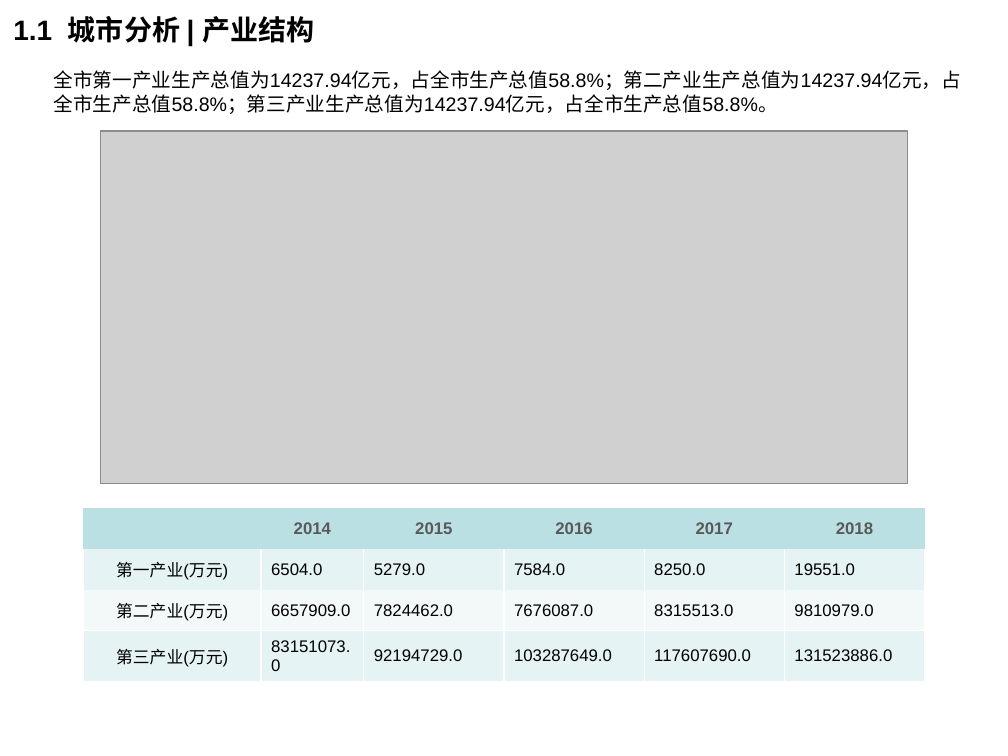
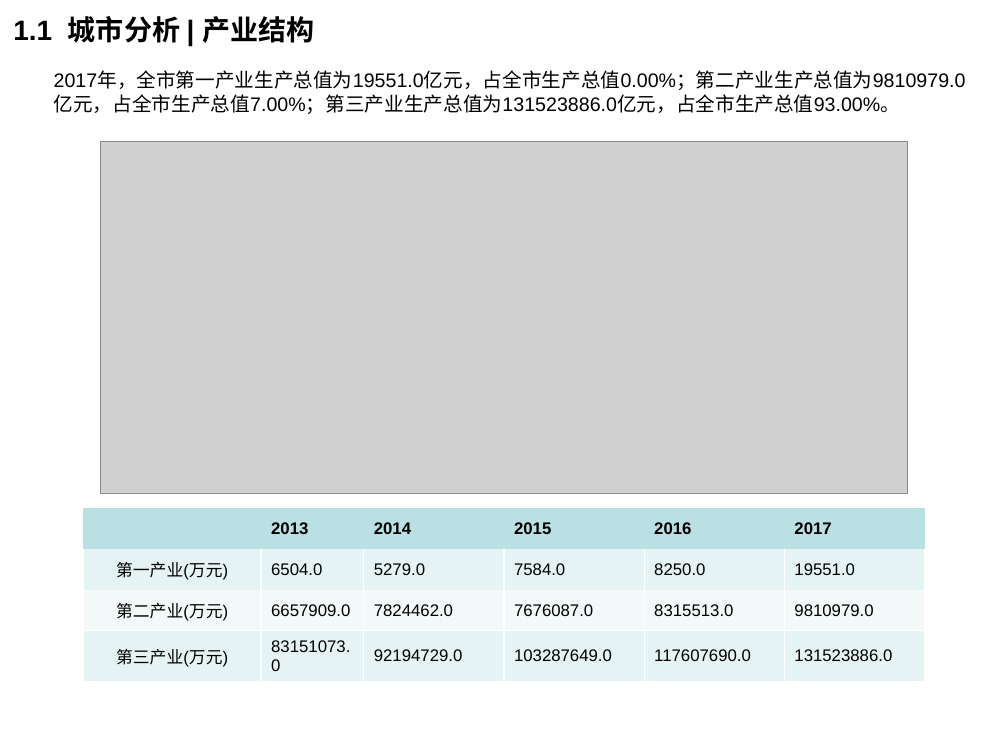
Before and after one commit to lizhou828/python_hello_world, a slide deck: slide 5 of helloWorld/ppt_template/diyun_land_report_result.pptx. Drawn at 1008x756 pixels with LibreOffice and Linux fonts; fonts in the diff are those of the drawing; grey boxes stand for pictures; background and template pictures are left out. Boxes give left, top, right and bottom in pixels: in the first picture for what was removed or moved away, otherwise in the second. Text is boxed around its words. In the diff, an @@ line names an element or a change of style, - is before the commit and + after.

```diff
--- a/helloWorld/ppt_template/diyun_land_report_result.pptx
+++ b/helloWorld/ppt_template/diyun_land_report_result.pptx
@@ text at <box>54,72,966,114</box>: text changed @@
-全市第一产业生产总值为14237.94亿元，占全市生产总值58.8%；第二产业生产总值为14237.94亿元，占全市生产总值58.8%；第三产业生产总值为14237.94亿元，占全市生产总值58.8%。
+2017年，全市第一产业生产总值为19551.0亿元，占全市生产总值0.00%；第二产业生产总值为9810979.0亿元，占全市生产总值7.00%；第三产业生产总值为131523886.0亿元，占全市生产总值93.00%。
@@ picture: place and size @@
-picture at <box>101,131,907,484</box>
+picture at <box>101,141,907,494</box>
@@ table at <box>84,508,924,675</box> @@
-row 1:  | 2014 | 2015 | 2016 | 2017 | 2018
+row 1:  | 2013 | 2014 | 2015 | 2016 | 2017
```
Also in this commit, not shown: 5 other slides changed, 3 other files.
